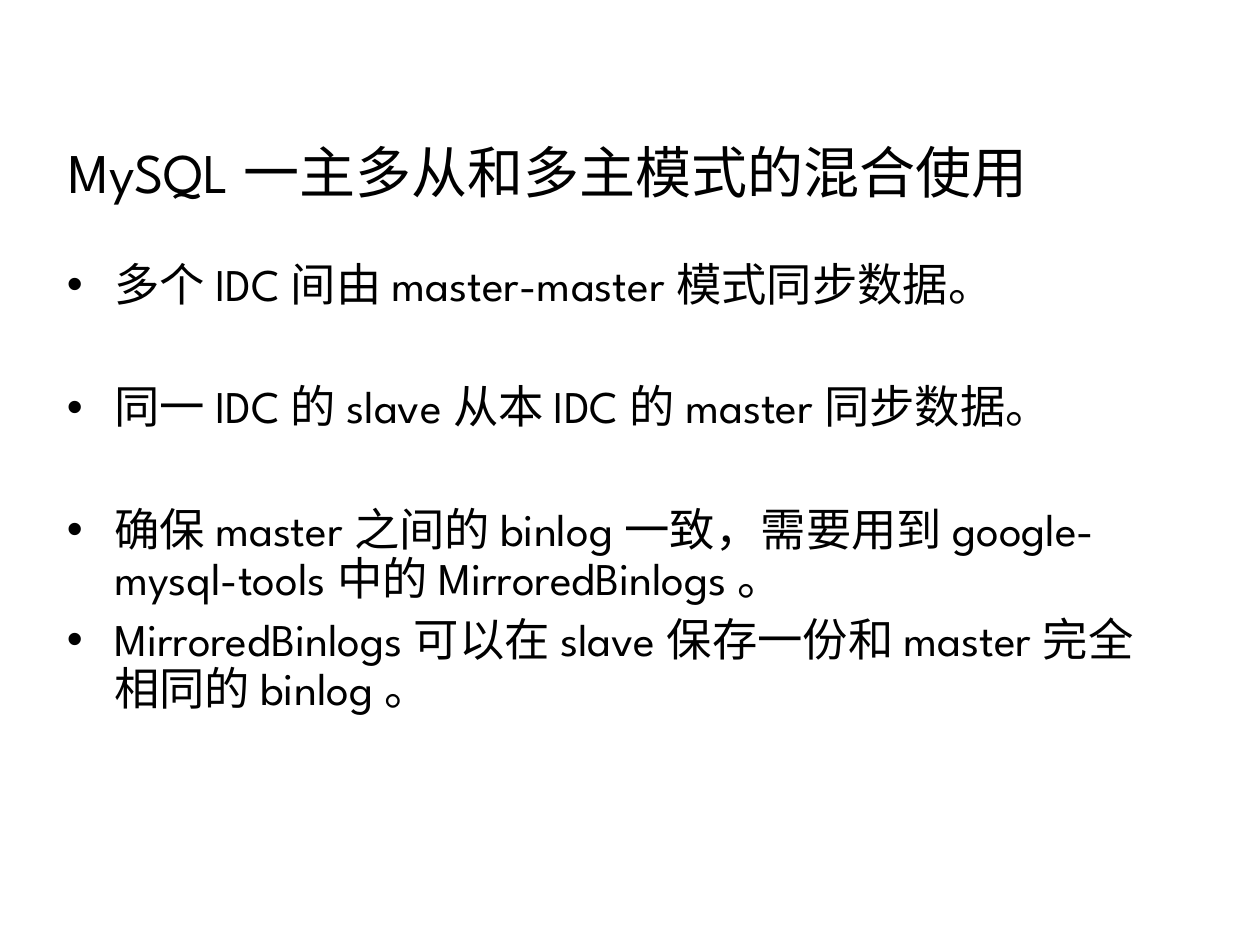
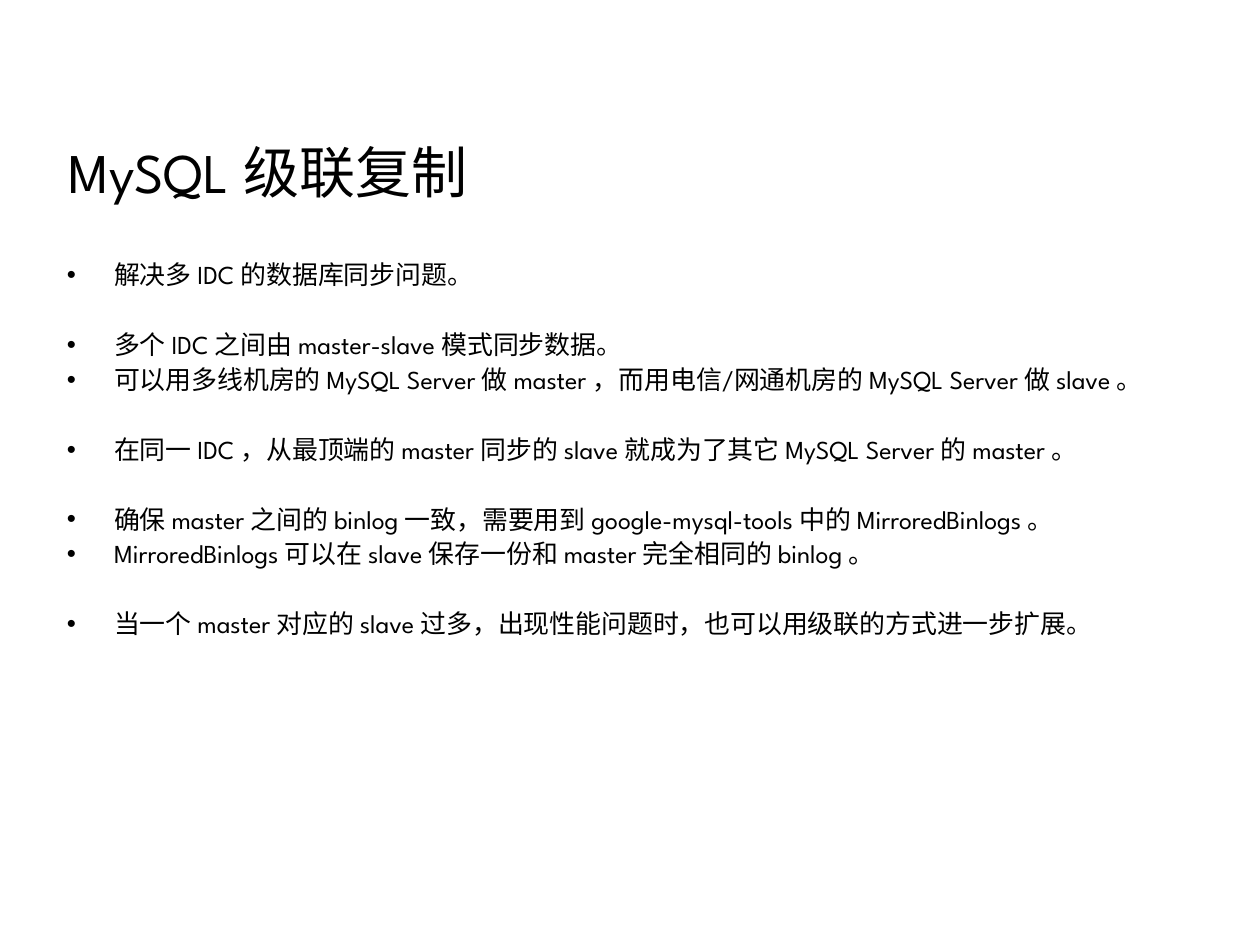
Before and after one commit to 7KjN3mHq/bluedata, a slide deck: slide 24 of system/01总览/架构/网站集群架构.ppt (slide 23 before the commit). Drawn at 1260x945 pixels with LibreOffice and Linux fonts; fonts in the diff are those of the drawing; background and template pictures are left out. Boxes give left, top, right and bottom in pixels: in the first picture for what was removed or moved away, otherwise in the second. Text is boxed around its words. In the diff, an @@ line names an element or a change of style, - is before the commit and + after.

```diff
--- a/system/01总览/架构/网站集群架构.ppt
+++ b/system/01总览/架构/网站集群架构.ppt
@@ title at bbox=[68, 146, 467, 205]: text changed @@
-MySQL 一主多从和多主模式的混合使用
+MySQL 级联复制
@@ text at bbox=[114, 262, 1143, 465]: text changed; size 25.9 to 14.8 pt @@
-• 多个 IDC 间由 master-master 模式同步数据。
-• 同一 IDC 的 slave 从本 IDC 的 master 同步数据。
+• 解决多 IDC 的数据库同步问题。
+• 多个 IDC 之间由 master-slave 模式同步数据。
+• 可以用多线机房的 MySQL Server 做 master ，而用电信/网通机房的 MySQL Server 做 slave 。
+• 在同一 IDC ，从最顶端的 master 同步的 slave 就成为了其它 MySQL Server 的 master 。
@@ text at bbox=[114, 507, 1054, 569]: size 25.9 to 14.8 pt in "确保 master 之间的 binlog 一致，需要用到 google-mysql-tools 中的 ...", "MirroredBinlogs 可以在 slave 保存一份和 master 完全相同的 binlog ..."; less space between paragraphs @@
@@ text at bbox=[114, 611, 1093, 636]: paragraph added @@
+• 当一个 master 对应的 slave 过多，出现性能问题时，也可以用级联的方式进一步扩展。
```
Also in this commit, not shown: 9 other slides changed, 4 slides added, 3 other files.
